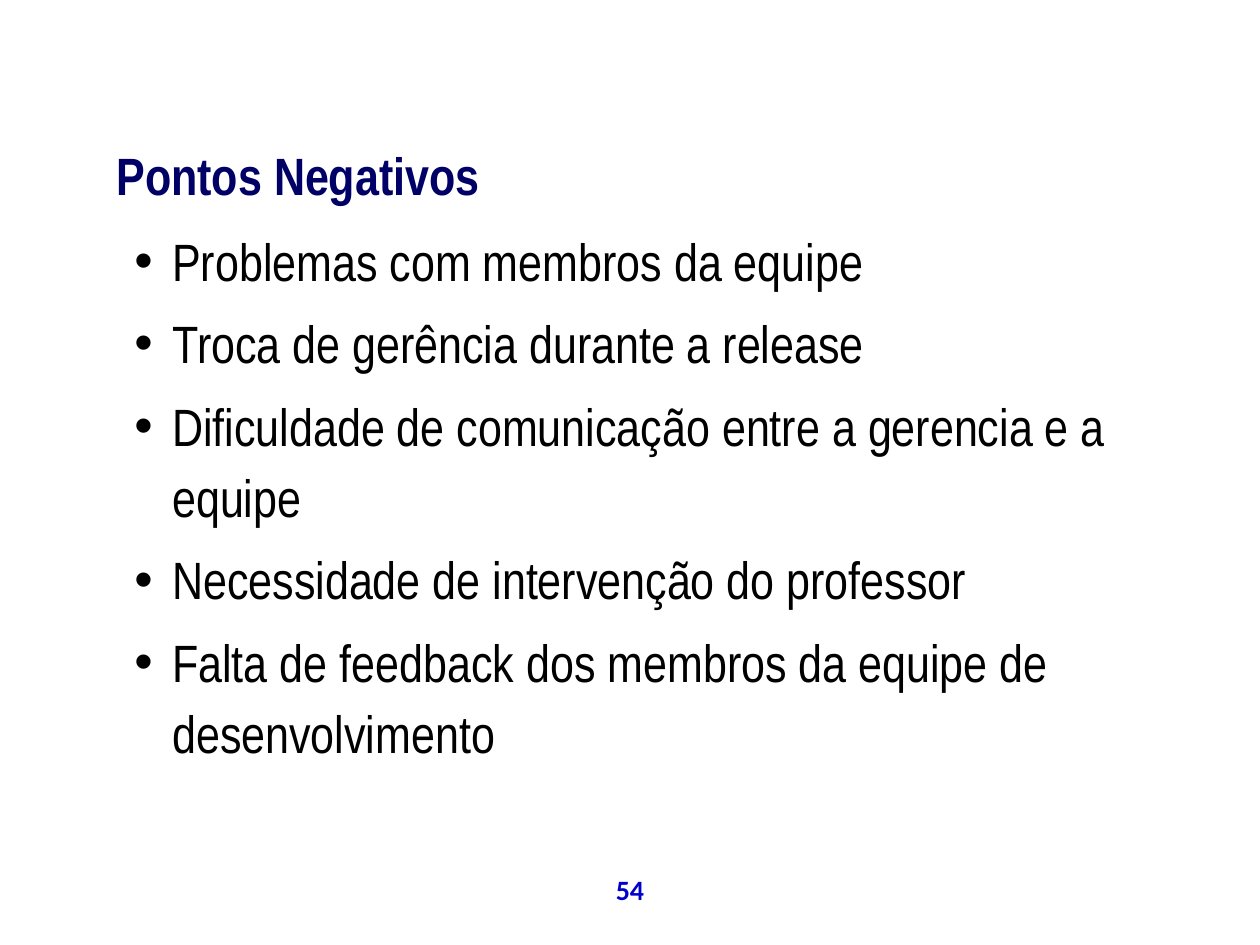
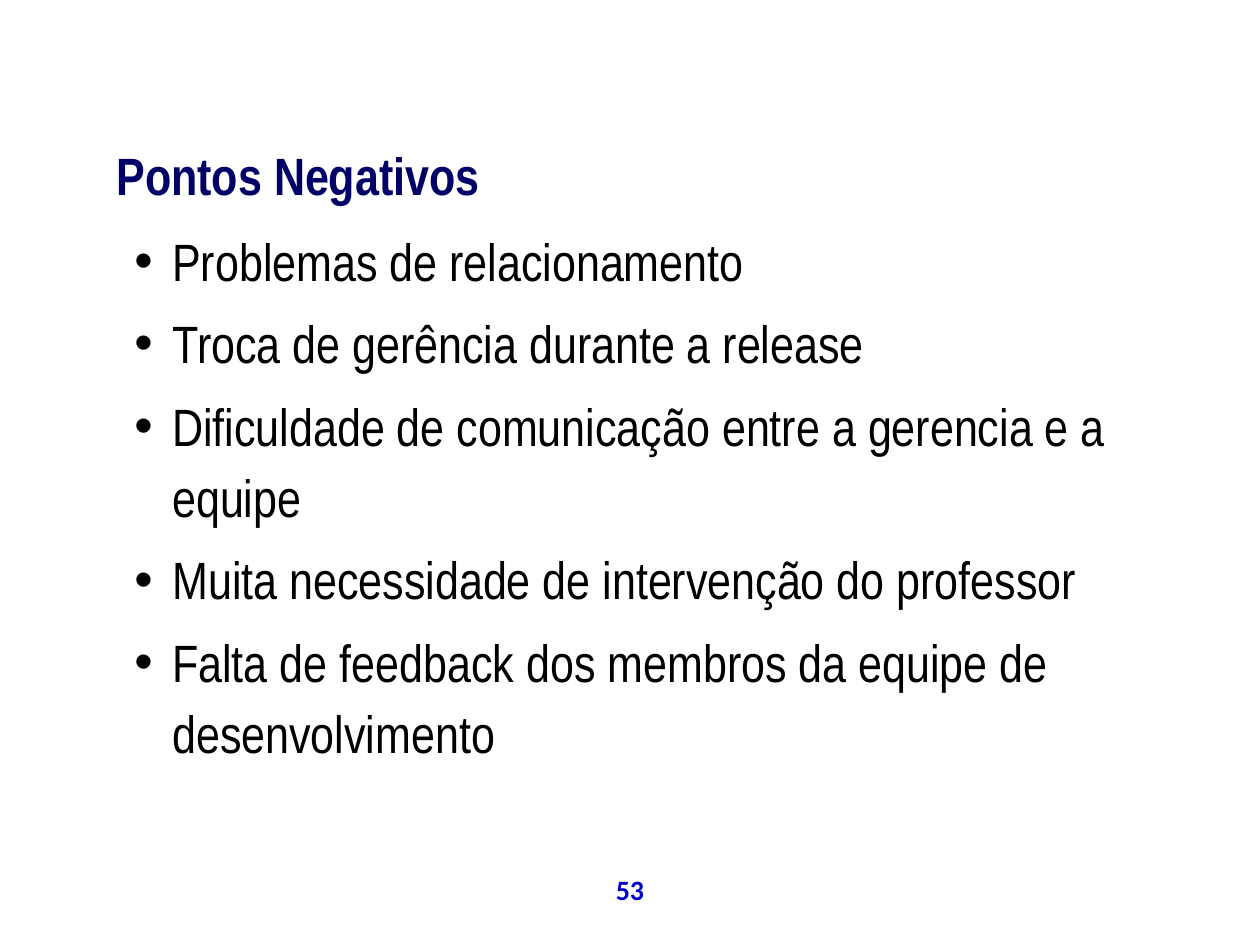
Before and after one commit to theoziran/sislodim, a slide deck: slide 53 of documentos/ProjetoPSA/Apresentação Final.ppt (slide 54 before the commit). Drawn at 1260x945 pixels with LibreOffice and Linux fonts; fonts in the diff are those of the drawing; background and template pictures are left out. Boxes give left, top, right and bottom in pixels: in the first picture for what was removed or moved away, otherwise in the second. Text is boxed around its words. In the diff, an @@ line names an element or a change of style, - is before the commit and + after.

```diff
--- a/documentos/ProjetoPSA/Apresentação Final.ppt
+++ b/documentos/ProjetoPSA/Apresentação Final.ppt
@@ text at [172, 243, 744, 282]: text changed @@
-  • Problemas com membros da equipe
+  • Problemas de relacionamento
@@ text at [172, 561, 1076, 610]: text changed @@
-  • Necessidade de intervenção do professor
+  • Muita necessidade de intervenção do professor
@@ page number at [616, 881, 644, 900]: text changed @@
-54
+53
```
Also in this commit, not shown: 34 other slides changed, 21 slides added, 21 slides removed.
